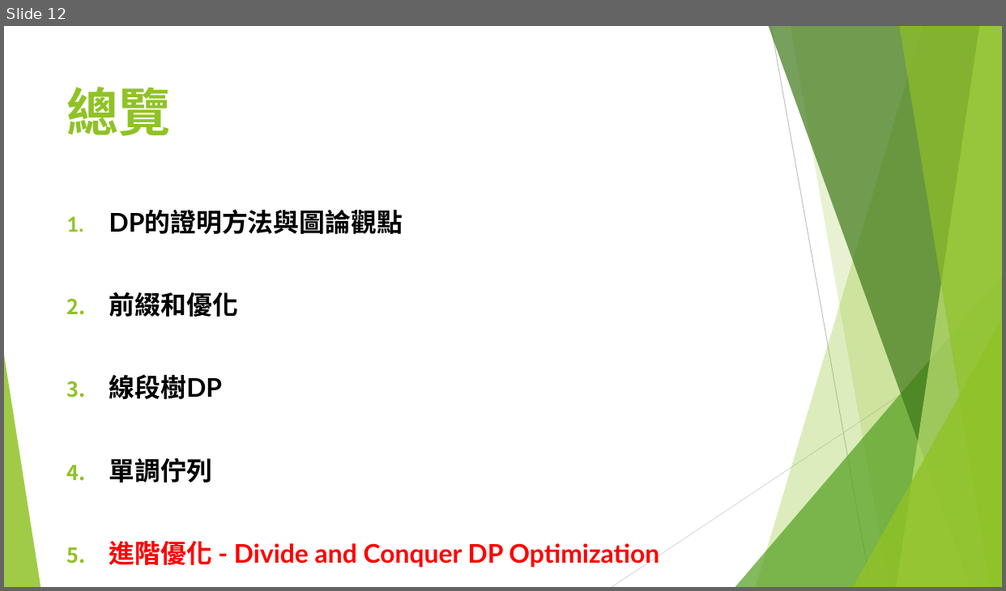
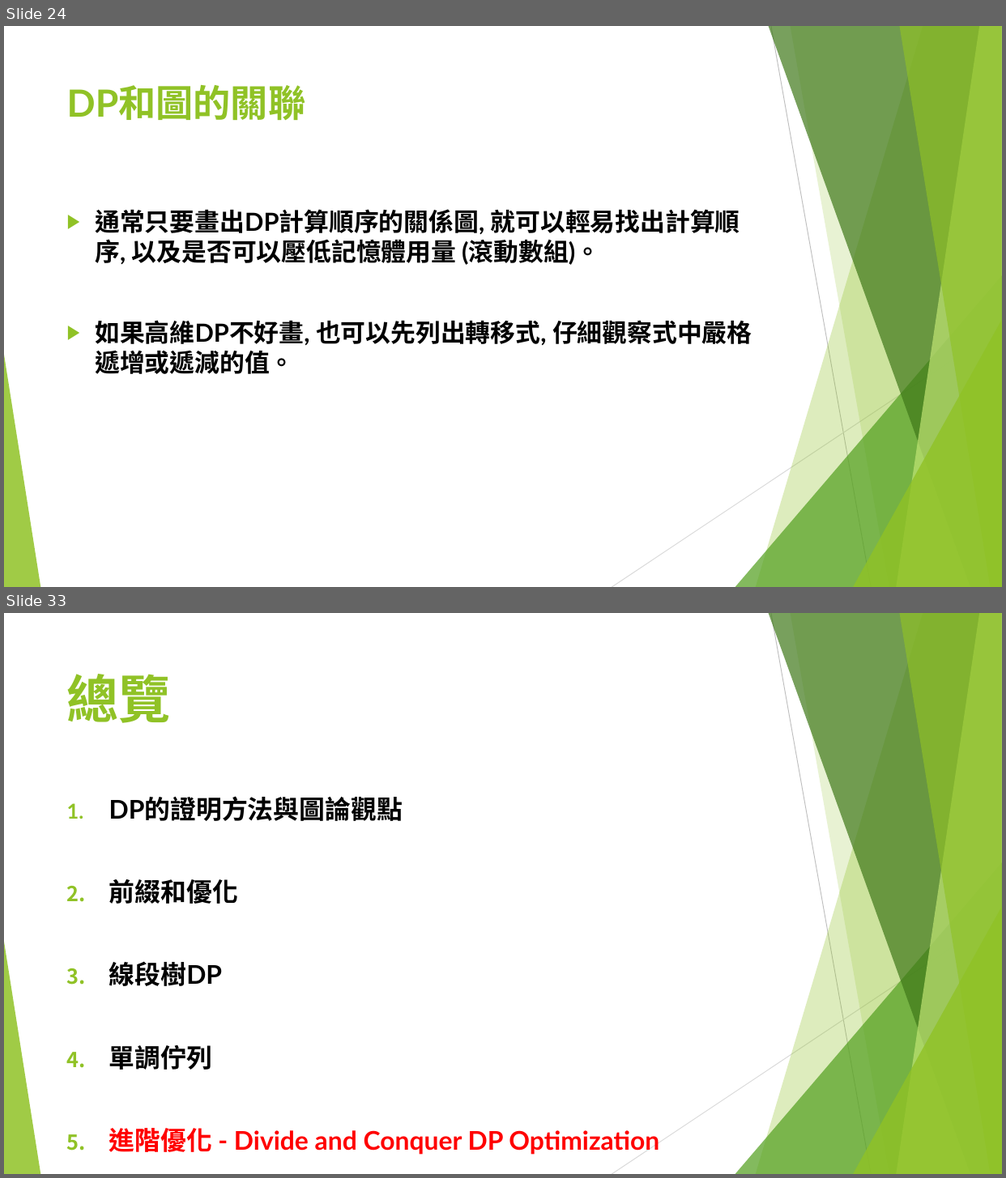
Before and after one commit to S920105123/DP2, a slide deck: presentation/進階動態規劃.pptx. Shown one above the other, each under a label of ours: slide 12 before the commit, slides 24 and 33 after it; the slides between them are not shown. The pictures are 1006x591 and 1006x1178 pixels, drawn with LibreOffice and Linux fonts; fonts in the diff are those of the drawing. Boxes give left, top, right and bottom in pixels: in the first picture for what was removed or moved away, otherwise in the second. Text is boxed around its words. In the diff, an @@ line names an element or a change of style, - is before the commit and + after.

```diff
--- a/presentation/進階動態規劃.pptx
+++ b/presentation/進階動態規劃.pptx
@@ slide 24 added at (4, 26, 1002, 587), background #FFFFFF; not listed: 10 template elements that a slide beside it also shows @@
@@ title added at (67, 85, 306, 120), 36 pt, text #90C226, bold @@
+DP和圖的關聯
@@ text added at (95, 209, 752, 374), 24 pt, text #000000, bold @@
+▶ 通常只要畫出DP計算順序的關係圖, 就可以輕易找出計算順序, 以及是否可以壓低記憶體用量 (滾動數組)。
+▶ 如果高維DP不好畫, 也可以先列出轉移式, 仔細觀察式中嚴格遞增或遞減的值。
@@ what was slide 12 is now slide 33 @@
```
Also in this commit, not shown: 2 slides changed, 20 other slides added.
